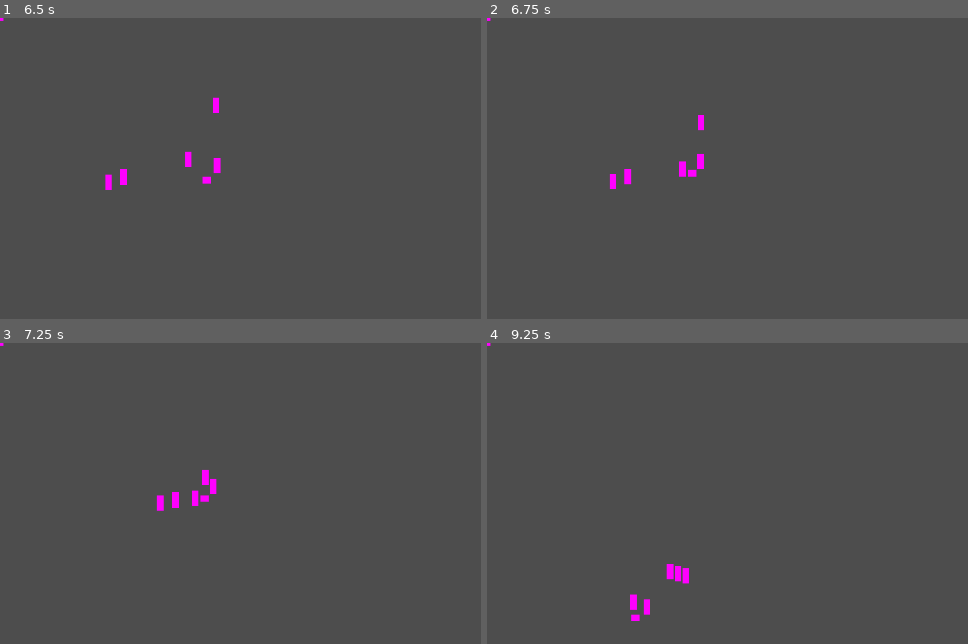
Above: before the commit, frames 1-4 (two rows, left to right).
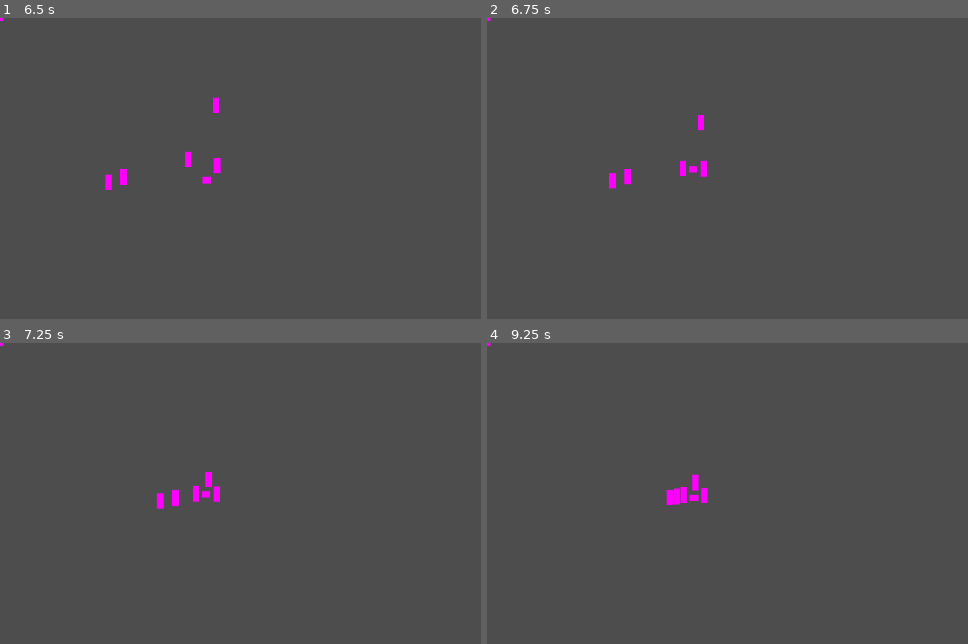
Above: after the commit, the same moments.

Repository: ThermobladeStudios/Town-One-2023
Game: Godot game, scene res://Worlds/World.tscn
Two runs of this game, one before a commit and one after it. Both use one fixed random seed, a clock stepped at 60 frames per second and the inputs below.
Inputs:
- Up to frame 1 (6.5 s): tap Enter at 0.5 s; hold D (Right) 0.53-1.28 s; hold S (Down) 1.28-2.03 s; tap Space at 2 s; hold D (Right) 2.03-2.78 s; hold W (Up) 2.78-3.53 s; hold A (Left) 3.53-5.03 s; hold S (Down) 5.03-5.78 s; hold D (Right) from 5.78 s (still down)
- Up to frame 2 (6.75 s): release D (Right) at 6.53 s; hold W (Up) from 6.53 s (still down)
- Up to frame 3 (7.25 s): keep holding W (Up)
- Up to frame 4 (9.25 s): release W (Up) at 7.28 s; hold D (Right) 7.28-8.03 s; tap Enter at 8 s; hold S (Down) 8.03-8.78 s; hold A (Left) from 8.78 s (still down)

Frame 1 is identical in both runs. In frame 2, 0.2% of the frame differs, in the area x 25-46%, y 45-57%; in frame 3, 0.4%; in frame 4, 0.9%, in the area x 29-46%, y 43-93%.

Commit message:
Updates to stuff

Diff:
--- a/Bamboo Enemy/Bamboo.tscn
+++ b/Bamboo Enemy/Bamboo.tscn
@@ -9,6 +9,7 @@
 [sub_resource type="PlaceholderTexture2D" id="PlaceholderTexture2D_b0yfr"]
 
 [node name="CharacterBody2D" type="CharacterBody2D"]
+motion_mode = 1
 script = ExtResource("1_wrjdu")
 
 [node name="CollisionShape2D" type="CollisionShape2D" parent="."]
--- /dev/null
+++ b/Bamboo Enemy/MobGen.gd
@@ -0,0 +1,11 @@
+extends Node2D
+
+
+# Called when the node enters the scene tree for the first time.
+func _ready():
+	pass # Replace with function body.
+
+
+# Called every frame. 'delta' is the elapsed time since the previous frame.
+func _process(delta):
+	pass
--- /dev/null
+++ b/Bamboo Enemy/MobGen.tscn
@@ -0,0 +1,13 @@
+[gd_scene load_steps=3 format=3 uid="uid://b6cv584qws4x6"]
+
+[ext_resource type="Script" path="res://Bamboo Enemy/MobGen.gd" id="1_c00wx"]
+
+[sub_resource type="PlaceholderTexture2D" id="PlaceholderTexture2D_p8j3e"]
+
+[node name="Spawn" type="Node2D"]
+script = ExtResource("1_c00wx")
+
+[node name="Sprite2D" type="Sprite2D" parent="."]
+position = Vector2(0, 1)
+scale = Vector2(72.5, 65.5)
+texture = SubResource("PlaceholderTexture2D_p8j3e")
--- a/Character/Character.tscn
+++ b/Character/Character.tscn
@@ -7,8 +7,8 @@
 [sub_resource type="CircleShape2D" id="CircleShape2D_th8df"]
 
 [node name="CharacterBody2D" type="CharacterBody2D"]
+motion_mode = 1
 script = ExtResource("1_grdkg")
-speed = 1000
 
 [node name="Sprite2D" type="Sprite2D" parent="."]
 position = Vector2(-4.76837e-07, 4.76837e-07)
--- a/Panda/Panda.tscn
+++ b/Panda/Panda.tscn
@@ -6,6 +6,7 @@
 size = Vector2(10, 10)
 
 [node name="CharacterBody2D" type="CharacterBody2D"]
+motion_mode = 1
 
 [node name="Sprite2D" type="Sprite2D" parent="."]
 position = Vector2(0, 2.38419e-07)
Not shown: 1 places in Worlds/World.tscn that only renumber resources
